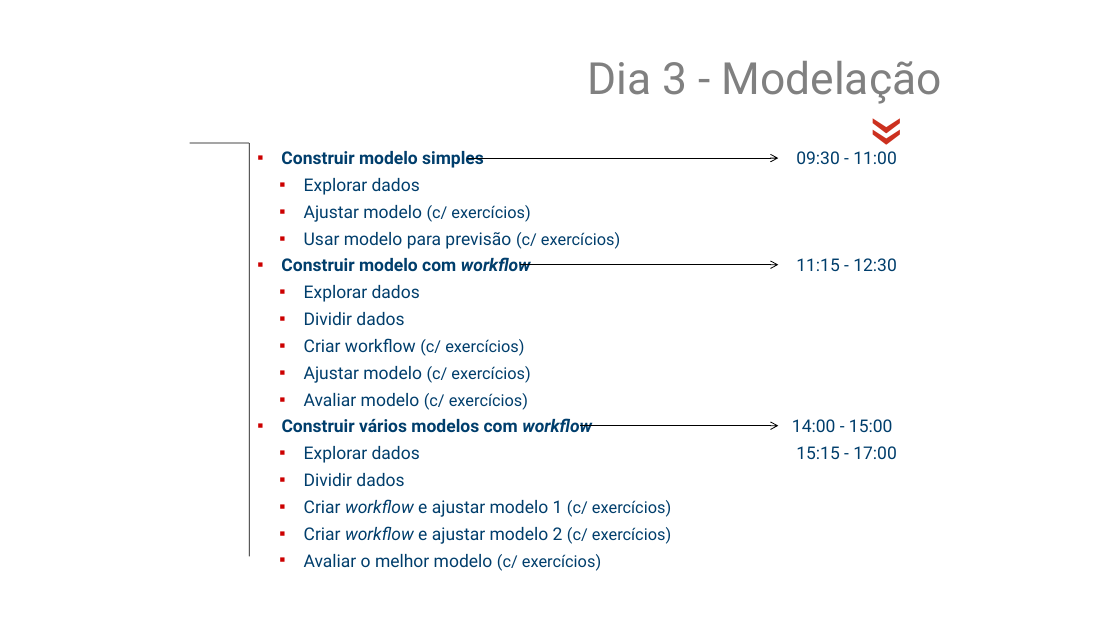
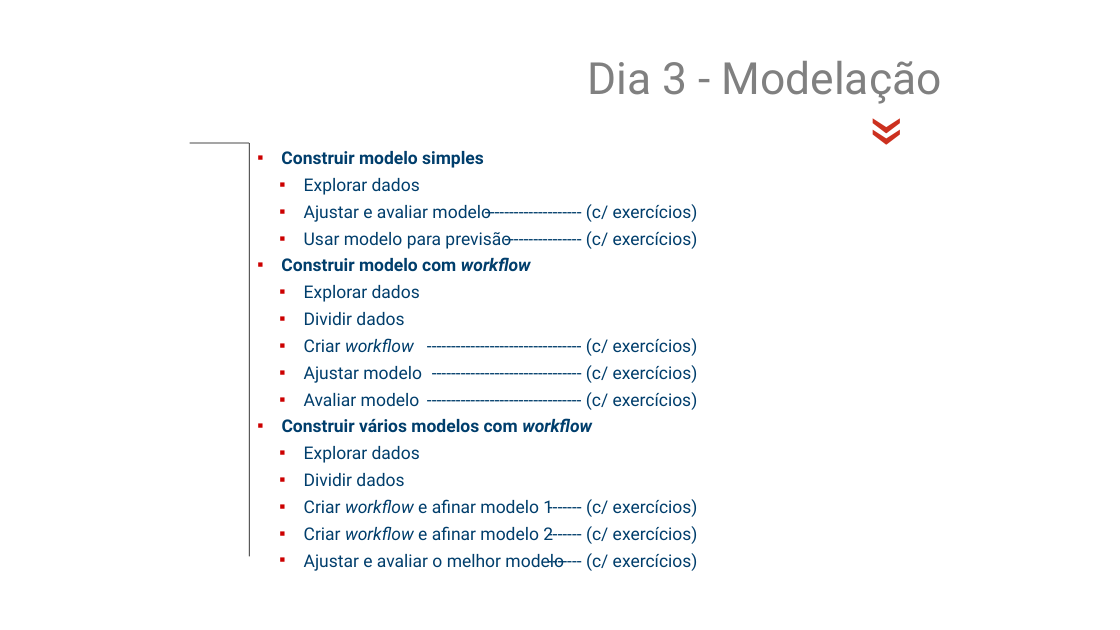
Before and after one commit to jsollari/DSR-II2026, a slide deck: slide 17 of docs/DSR-II2026_JL_slides.pptx. Drawn at 1120x630 pixels with LibreOffice and Linux fonts; fonts in the diff are those of the drawing; background and template pictures are left out. Boxes give left, top, right and bottom in pixels: in the first picture for what was removed or moved away, otherwise in the second. Text is boxed around its words. In the diff, an @@ line names an element or a change of style, - is before the commit and + after.

```diff
--- a/docs/DSR-II2026_JL_slides.pptx
+++ b/docs/DSR-II2026_JL_slides.pptx
@@ arrow removed from (467, 158) to (779, 158) @@
@@ text removed at (x1=792, y1=151, x2=897, y2=459) @@
-09:30 - 11:00
-11:15 - 12:30
-14:00 - 15:00
-15:15 - 17:00
@@ text at (x1=304, y1=205, x2=511, y2=249): text changed @@
-  ▪ Ajustar modelo (c/ exercícios)
-  ▪ Usar modelo para previsão (c/ exercícios)
+  ▪ Ajustar e avaliar modelo
+  ▪ Usar modelo para previsão
@@ text added at (x1=586, y1=204, x2=698, y2=571), 15 pt, text #003E6C @@
+-------------------- (c/ exercícios)
+---------------- (c/ exercícios)
+-------------------------------- (c/ exercícios)
+------------------------------- (c/ exercícios)
+-------------------------------- (c/ exercícios)
+------- (c/ exercícios)
+------- (c/ exercícios)
+------- (c/ exercícios)
@@ arrow removed from (520, 265) to (779, 265) @@
@@ text at (x1=304, y1=338, x2=422, y2=406): text changed; size 14 to 15 pt @@
-  ▪ Criar workflow (c/ exercícios)
-  ▪ Ajustar modelo (c/ exercícios)
-  ▪ Avaliar modelo (c/ exercícios)
+  ▪ Criar workflow
+  ▪ Ajustar modelo
+  ▪ Avaliar modelo
@@ arrow removed from (580, 426) to (779, 426) @@
@@ text at (x1=304, y1=499, x2=564, y2=571): text changed @@
-  ▪ Criar workflow e ajustar modelo 1 (c/ exercícios)
-  ▪ Criar workflow e ajustar modelo 2 (c/ exercícios)
-  ▪ Avaliar o melhor modelo (c/ exercícios)
+  ▪ Criar workflow e afinar modelo 1
+  ▪ Criar workflow e afinar modelo 2
+  ▪ Ajustar e avaliar o melhor modelo
```
Also in this commit, not shown: 15 other slides changed, 33 other files.
